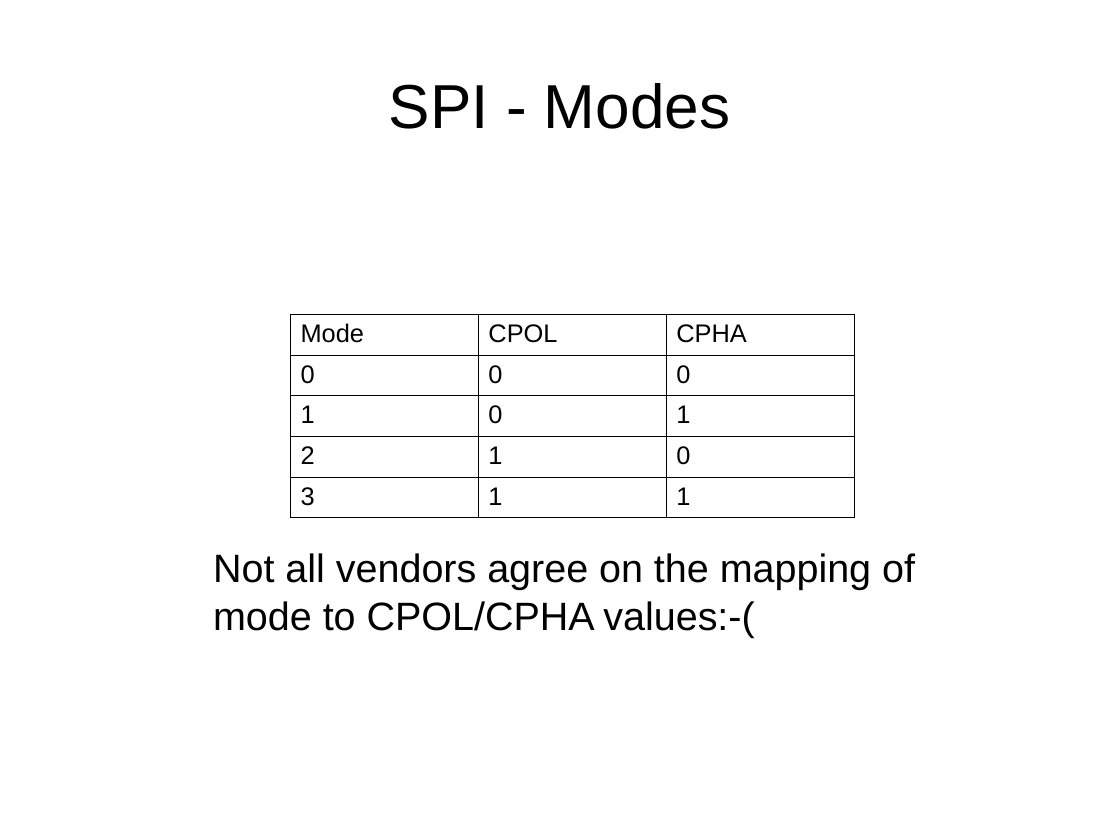
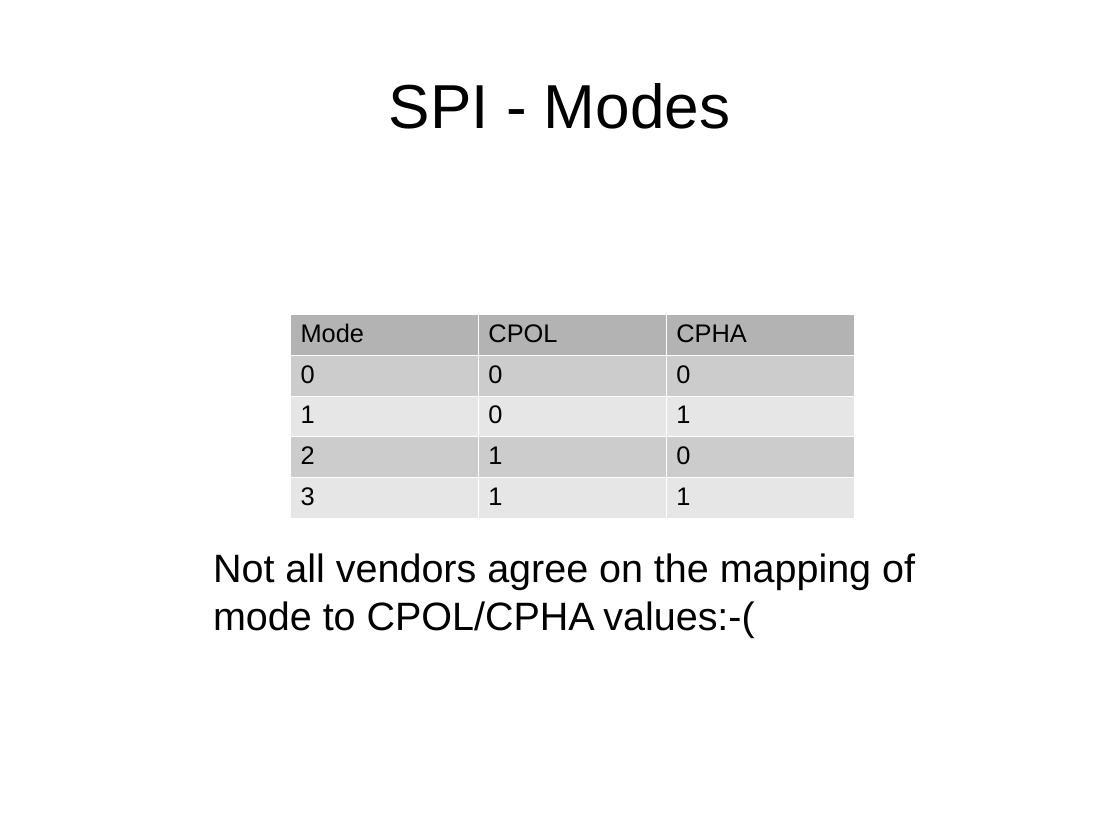
Before and after one commit to swarren/presentations, a slide deck: slide 33 of bus-protocols/bus-protocols.odp. Drawn at 1120x840 pixels with LibreOffice and Linux fonts; fonts in the diff are those of the drawing. Boxes give left, top, right and bottom in pixels: in the first picture for what was removed or moved away, otherwise in the second. Text is boxed around its words. In the diff, an @@ line names an element or a change of style, - is before the commit and + after.

```diff
--- a/bus-protocols/bus-protocols.odp
+++ b/bus-protocols/bus-protocols.odp
@@ table at (291,314,855,510) @@
@@ fill none to #B3B3B3 in row 1 @@
@@ fill none to #CCCCCC in 6 cells @@
@@ fill none to #E6E6E6 in 6 cells @@
@@ borders changed @@
```
Also in this commit, not shown: 16 other slides changed, 1 other file.
